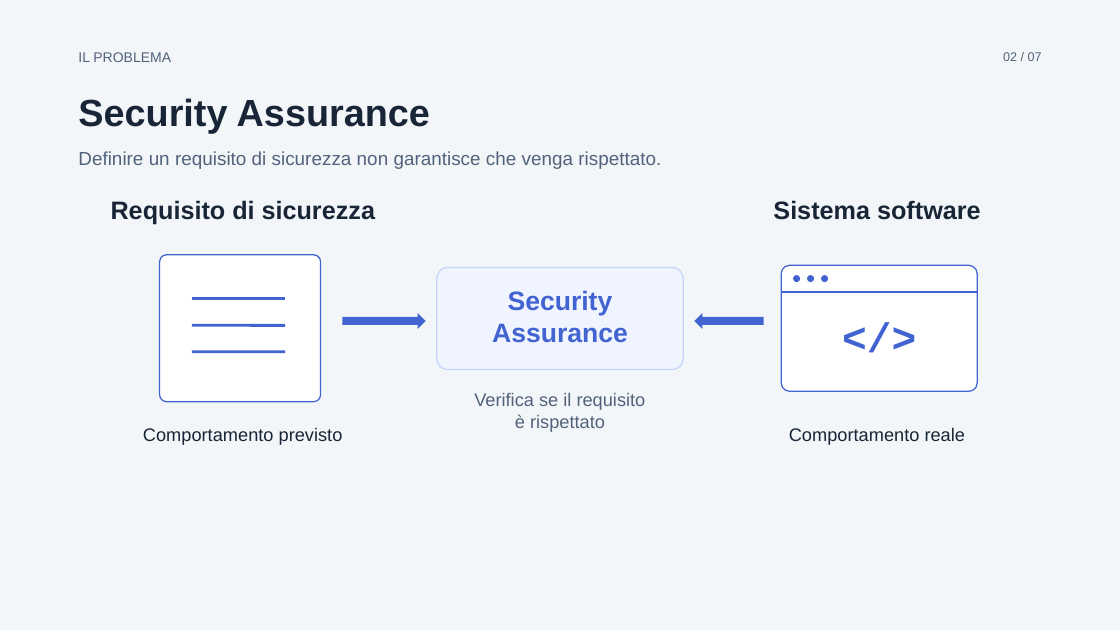
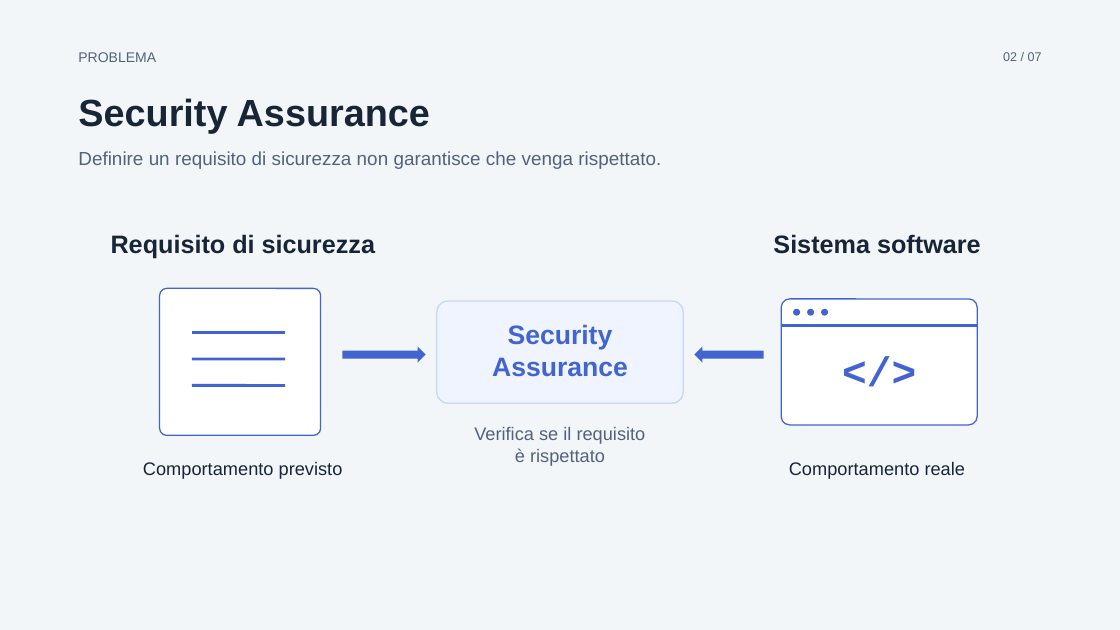
Before and after one commit to desila23/5g-security-assurance-thesis, a slide deck: slide 2 of 5g-thesis-presentation-5min/tesi-5min.pptx. Drawn at 1120x630 pixels with LibreOffice and Linux fonts; fonts in the diff are those of the drawing. Boxes give left, top, right and bottom in pixels: in the first picture for what was removed or moved away, otherwise in the second. Text is boxed around its words. In the diff, an @@ line names an element or a change of style, - is before the commit and + after.

Commit message:
Refine problem slides and update 5-minute presentation downloads

```diff
--- a/5g-thesis-presentation-5min/tesi-5min.pptx
+++ b/5g-thesis-presentation-5min/tesi-5min.pptx
@@ text at [78, 52, 156, 62]: text changed @@
-IL PROBLEMA
+PROBLEMA
@@ 7 texts, 4 lines, 3 rounded rectangles, 3 ellipses, 1 right arrow, 1 left arrow: place and size @@
-7 texts, 4 lines, 3 rounded rectangles, 3 ellipses, 1 right arrow, 1 left arrow at [111, 200, 981, 445]
+7 texts, 4 lines, 3 rounded rectangles, 3 ellipses, 1 right arrow, 1 left arrow at [111, 234, 981, 479]
```
Also in this commit, not shown: 1 other slide changed, 3 other files.
